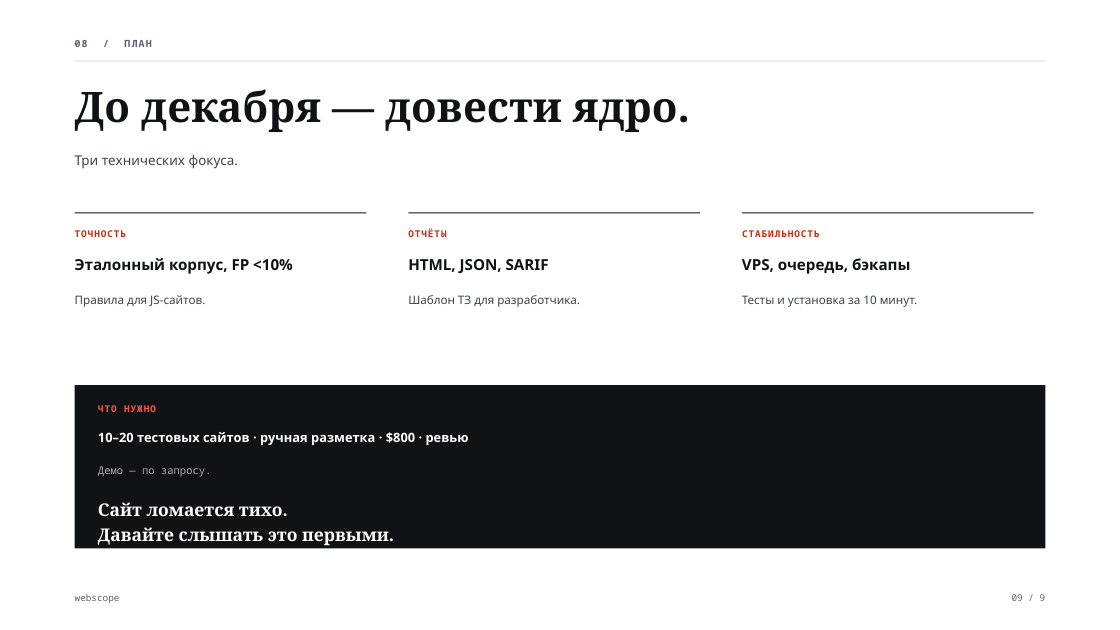
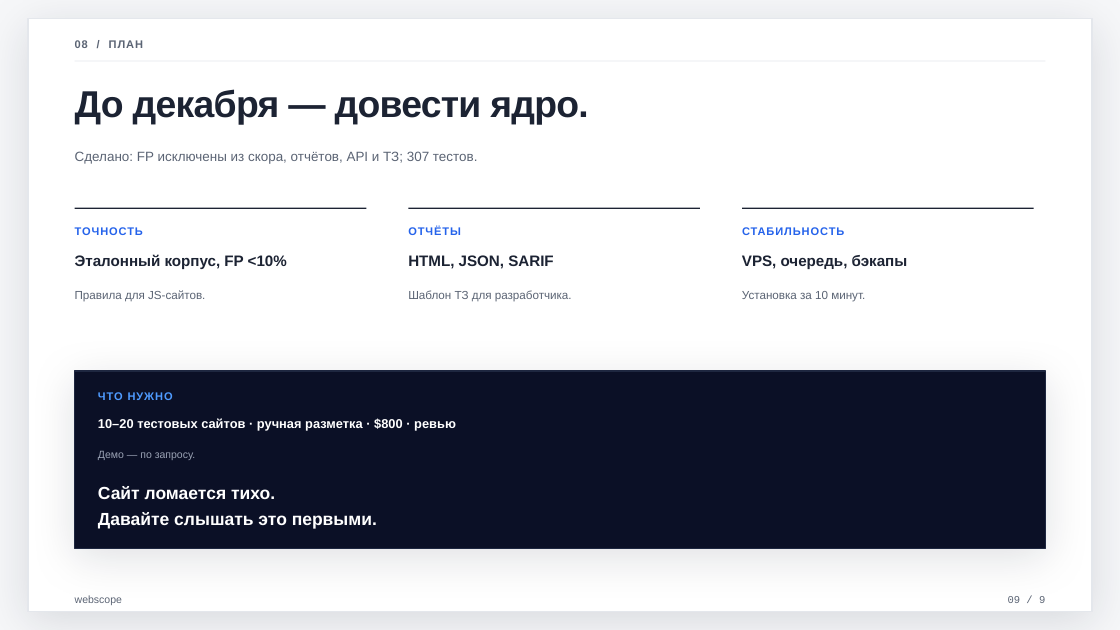
Before and after one commit to xDefox/qa-startup, a slide deck: slide 9 of pitch/webscope-pitch-3min.pptx. Drawn at 1120x630 pixels with LibreOffice and Linux fonts; fonts in the diff are those of the drawing. Boxes give left, top, right and bottom in pixels: in the first picture for what was removed or moved away, otherwise in the second. Text is boxed around its words. In the diff, an @@ line names an element or a change of style, - is before the commit and + after.

```diff
--- a/pitch/webscope-pitch-3min.pptx
+++ b/pitch/webscope-pitch-3min.pptx
@@ background #FFFFFF to #F6F7F9 @@
@@ rounded rectangle added at (28,18,1092,612), fill #FFFFFF, outline #E4E7EC 1 pt @@
@@ text "08 / ПЛАН" at (75,40,143,48): size 8.5 to 9.5 pt, font Noto Sans Mono to Arial, text colour #5A626D to #5B6474, letter spacing 1 to 0.8 pt @@
@@ text "До декабря — довести ядро." at (75,89,588,125): size 36 to 32 pt, font Noto Serif to Arial, text colour #101215 to #1C2333, letter spacing 0 to -0.6 pt @@
@@ text removed at (75,155,238,169) @@
-Три технических фокуса.
@@ text added at (75,151,478,164), 11.5 pt, text #5B6474 @@
+Сделано: FP исключены из скора, отчётов, API и ТЗ; 307 тестов.
@@ 3 rectangles: place and size @@
-3 rectangles at (75,213,1033,213)
+3 rectangles at (75,208,1033,208)
@@ fill #101215 to #1C2333 in 3 elements at (75,208,366,208), (408,208,700,208), (742,208,1033,208) @@
@@ size 8 to 9.5 pt, font Noto Sans Mono to Arial, text colour #C9280B to #2563EB in 3 elements at (75,227,143,235), (408,226,461,235), (742,227,844,235) @@
@@ font Noto Sans to Arial, text colour #101215 to #1C2333 in 3 elements at (75,254,287,269), (408,255,553,269), (742,255,908,269) @@
@@ text "Правила для JS-сайтов." at (75,290,205,302): font Noto Sans to Arial, text colour #3C434D to #5B6474 @@
@@ text "Шаблон ТЗ для разработчика." at (408,290,572,302): font Noto Sans to Arial, text colour #3C434D to #5B6474 @@
@@ text at (742,291,865,302): text changed; font Noto Sans to Arial; text colour #3C434D to #5B6474 @@
-Тесты и установка за 10 минут.
+Установка за 10 минут.
@@ rectangle removed at (75,385,1046,548) @@
@@ rounded rectangle added at (75,371,1046,549), fill #0B1026, outline #1E2740 1 pt @@
@@ text "10–20 тестовых сайтов · ручная ..." at (98,418,456,431): font Noto Sans to Arial @@
@@ text "ЧТО НУЖНО" at (98,392,173,400): size 8 to 9.5 pt, font Noto Sans Mono to Arial, text colour #FF5A3C to #4F9BFF @@
@@ 4 texts: place and size @@
-4 texts at (98,405,469,546)
+4 texts at (98,392,456,529)
@@ text "Демо — по запросу." at (98,451,195,460): font Noto Sans Mono to Arial, text colour #A7ADB7 to #9AA2B4 @@
@@ text "Сайт ломается тихо." at (98,486,377,529): font Noto Serif to Arial @@
@@ text "webscope" at (75,595,122,605): size 8 to 9 pt, font Noto Sans Mono to Arial, text colour #5A626D to #5B6474 @@
@@ text "09 / 9" at (1008,596,1045,603): size 8 to 9 pt, font Noto Sans Mono to Courier New, text colour #5A626D to #5B6474 @@
```
Also in this commit, not shown: 8 other slides changed, 4 slides added, 19 other files.
